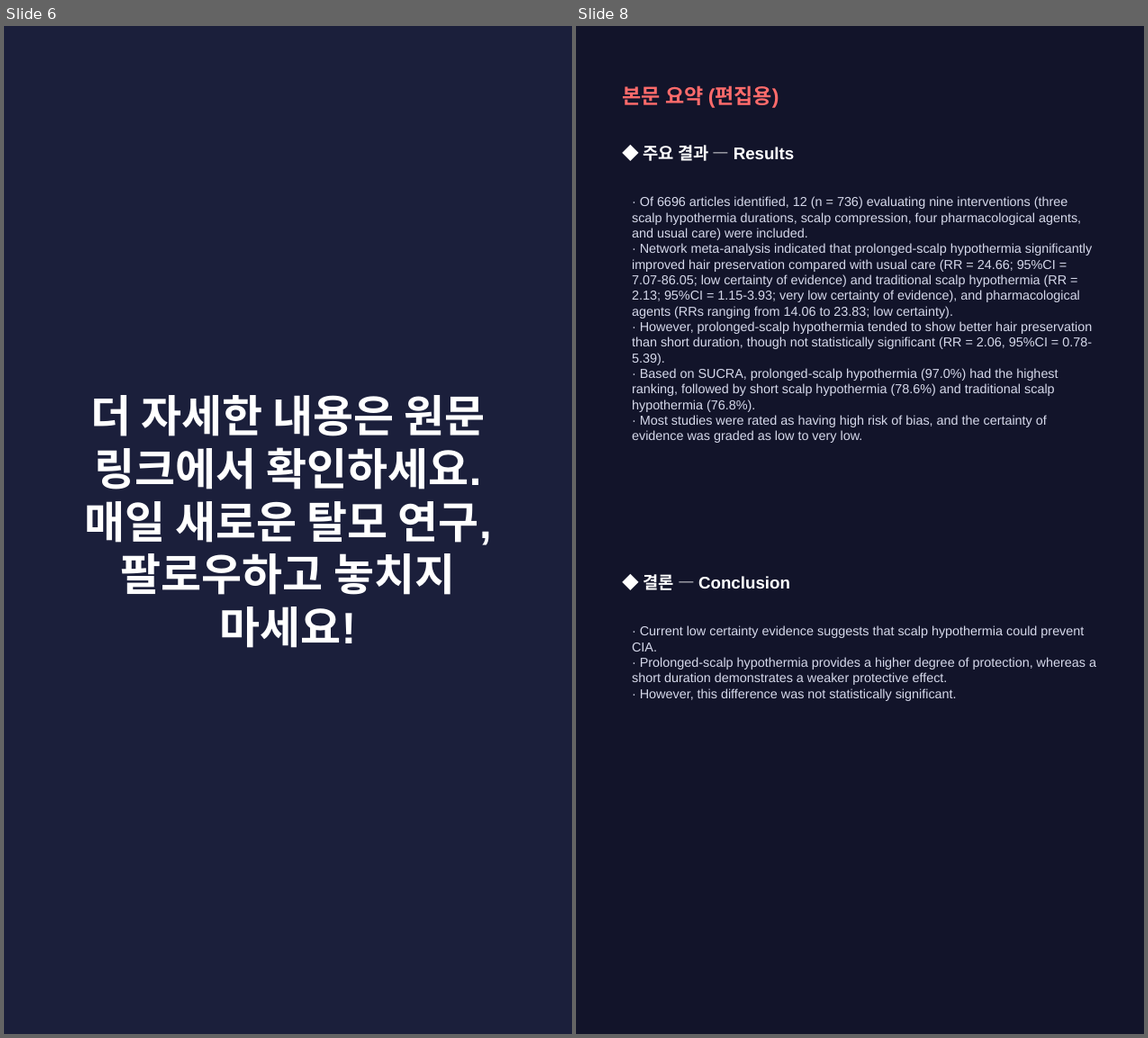
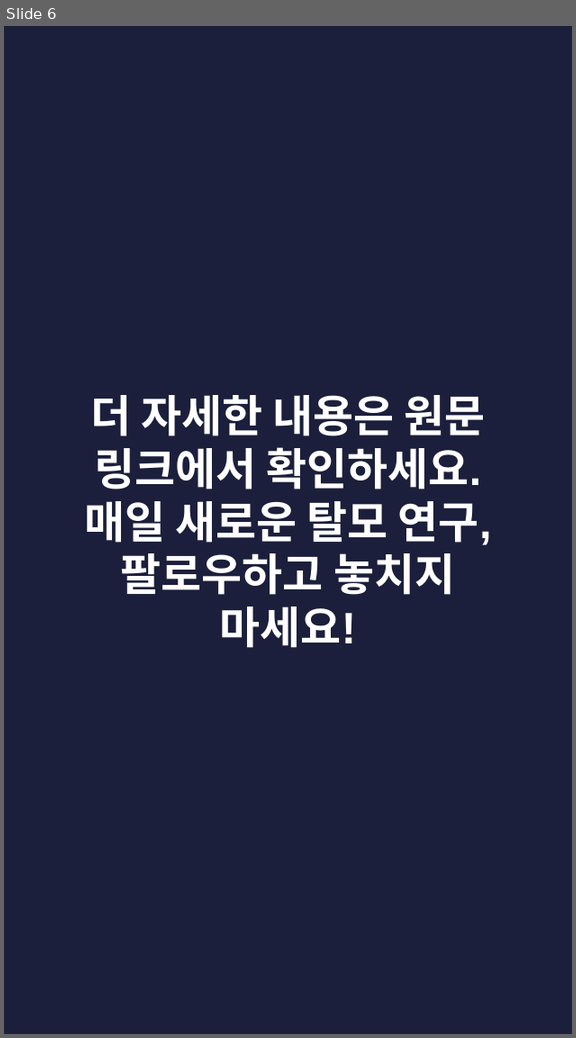
Before and after one commit to hyokang2010-BJ-ANTH/product-builder-test, a slide deck: pwa/data/latest/slides.pptx. Shown side by side, each under a label of ours: slides 6 and 8 before the commit, slide 6 after it; the slides between them are not shown. The pictures are 1148x1038 and 576x1038 pixels, drawn with LibreOffice and Linux fonts; fonts in the diff are those of the drawing. Boxes give left, top, right and bottom in pixels: in the first picture for what was removed or moved away, otherwise in the second. Text is boxed around its words. In the diff, an @@ line names an element or a change of style, - is before the commit and + after.

```diff
--- a/pwa/data/latest/slides.pptx
+++ b/pwa/data/latest/slides.pptx
@@ slide 8 removed at (576,26,1144,1034), background #12142A @@
@@ text removed at (623,85,779,108) @@
-본문 요약 (편집용)
@@ text removed at (644,145,795,161) @@
-◆ 주요 결과 — Results
@@ text removed at (632,196,1092,443) @@
-· Of 6696 articles identified, 12 (n = 736) evaluating nine interventions (three scalp hypothermia durations, scalp compression, four pharmacological agents, and usual care) were included.
-· Network meta-analysis indicated that prolonged-scalp hypothermia significantly improved hair preservation compared with usual care (RR = 24.66; 95%CI = 7.07-86.05; low certainty of evidence) and traditional scalp hypothermia (RR = 2.13; 95%CI = 1.15-3.93; very low certainty of evidence), and pharmacological agents (RRs ranging from 14.06 to 23.83; low certainty).
-· However, prolonged-scalp hypothermia tended to show better hair preservation than short duration, though not statistically significant (RR = 2.06, 95%CI = 0.78-5.39).
-· Based on SUCRA, prolonged-scalp hypothermia (97.0%) had the highest ranking, followed by short scalp hypothermia (78.6%) and traditional scalp hypothermia (76.8%).
-· Most studies were rated as having high risk of bias, and the certainty of evidence was graded as low to very low.
@@ text removed at (644,574,790,590) @@
-◆ 결론 — Conclusion
@@ text removed at (632,625,1096,701) @@
-· Current low certainty evidence suggests that scalp hypothermia could prevent CIA.
-· Prolonged-scalp hypothermia provides a higher degree of protection, whereas a short duration demonstrates a weaker protective effect.
-· However, this difference was not statistically significant.
```
Also in this commit, not shown: 4 slides changed, 3 slides added, 2 other slides removed, 26 other files.
